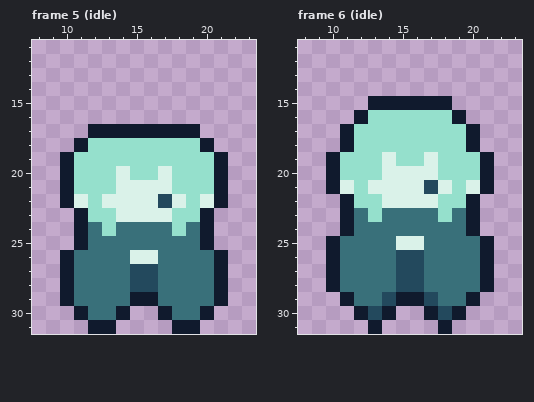
Pixel-art file: Assets/Animations/Story/A_Teen_Scene.aseprite. The picture above was drawn from the file before the commit.
32x32 pixels, 11 frames. Shown: frame 5 (idle): x 8..23, y 11..31; frame 6 (idle): x 8..23, y 11..31. The commit also changed other frames, which this record leaves out.
The same view after the edit:
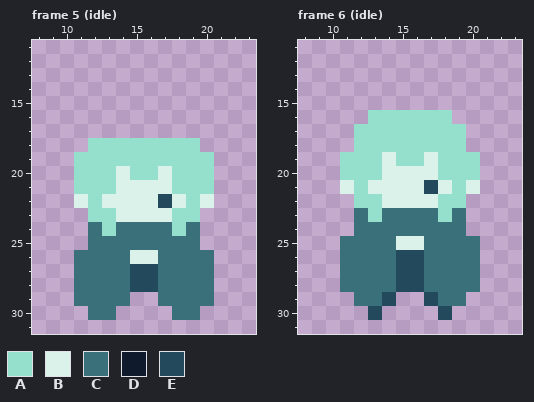
Palette (. is transparent): A #95e0cc  B #daf2e9  C #39707a  D #101a2d  E #23495d
The exact change:
{"where": "frame 5 (idle), layer \"Teen\""}
{"frame":5,"y":17,"x":12,"old":"DDDDDDDD","new":"........"}
{"frame":5,"y":18,"x":11,"old":"D","new":"."}
{"frame":5,"y":18,"x":20,"old":"D","new":"."}
{"frame":5,"y":19,"x":10,"old":"D","new":"."}
{"frame":5,"y":19,"x":21,"old":"D","new":"."}
{"frame":5,"y":20,"x":10,"old":"D","new":"."}
{"frame":5,"y":20,"x":21,"old":"D","new":"."}
{"frame":5,"y":21,"x":10,"old":"D","new":"."}
{"frame":5,"y":21,"x":21,"old":"D","new":"."}
{"frame":5,"y":22,"x":10,"old":"D","new":"."}
{"frame":5,"y":22,"x":21,"old":"D","new":"."}
{"frame":5,"y":23,"x":11,"old":"D","new":"."}
{"frame":5,"y":23,"x":20,"old":"D","new":"."}
{"frame":5,"y":24,"x":11,"old":"D","new":"."}
{"frame":5,"y":24,"x":20,"old":"D","new":"."}
{"frame":5,"y":25,"x":11,"old":"D","new":"."}
{"frame":5,"y":25,"x":20,"old":"D","new":"."}
{"frame":5,"y":26,"x":10,"old":"D","new":"."}
{"frame":5,"y":26,"x":21,"old":"D","new":"."}
{"frame":5,"y":27,"x":10,"old":"D","new":"."}
{"frame":5,"y":27,"x":21,"old":"D","new":"."}
{"frame":5,"y":28,"x":10,"old":"D","new":"."}
{"frame":5,"y":28,"x":21,"old":"D","new":"."}
{"frame":5,"y":29,"x":10,"old":"D","new":"."}
{"frame":5,"y":29,"x":15,"old":"DD","new":".."}
{"frame":5,"y":29,"x":21,"old":"D","new":"."}
{"frame":5,"y":30,"x":11,"old":"D","new":"."}
{"frame":5,"y":30,"x":14,"old":"D","new":"."}
{"frame":5,"y":30,"x":17,"old":"D","new":"."}
{"frame":5,"y":30,"x":20,"old":"D","new":"."}
{"frame":5,"y":31,"x":12,"old":"DD","new":".."}
{"frame":5,"y":31,"x":18,"old":"DD","new":".."}
{"where": "frame 6 (idle), layer \"Teen\""}
{"frame":6,"y":15,"x":13,"old":"DDDDDD","new":"......"}
{"frame":6,"y":16,"x":12,"old":"D","new":"."}
{"frame":6,"y":16,"x":19,"old":"D","new":"."}
{"frame":6,"y":17,"x":11,"old":"D","new":"."}
{"frame":6,"y":17,"x":20,"old":"D","new":"."}
{"frame":6,"y":18,"x":11,"old":"D","new":"."}
{"frame":6,"y":18,"x":20,"old":"D","new":"."}
{"frame":6,"y":19,"x":10,"old":"D","new":"."}
{"frame":6,"y":19,"x":21,"old":"D","new":"."}
{"frame":6,"y":20,"x":10,"old":"D","new":"."}
{"frame":6,"y":20,"x":21,"old":"D","new":"."}
{"frame":6,"y":21,"x":10,"old":"D","new":"."}
{"frame":6,"y":21,"x":21,"old":"D","new":"."}
{"frame":6,"y":22,"x":11,"old":"D","new":"."}
{"frame":6,"y":22,"x":20,"old":"D","new":"."}
{"frame":6,"y":23,"x":11,"old":"D","new":"."}
{"frame":6,"y":23,"x":20,"old":"D","new":"."}
{"frame":6,"y":24,"x":11,"old":"D","new":"."}
{"frame":6,"y":24,"x":20,"old":"D","new":"."}
{"frame":6,"y":25,"x":10,"old":"D","new":"."}
{"frame":6,"y":25,"x":21,"old":"D","new":"."}
{"frame":6,"y":26,"x":10,"old":"D","new":"."}
{"frame":6,"y":26,"x":21,"old":"D","new":"."}
{"frame":6,"y":27,"x":10,"old":"D","new":"."}
{"frame":6,"y":27,"x":21,"old":"D","new":"."}
{"frame":6,"y":28,"x":10,"old":"D","new":"."}
{"frame":6,"y":28,"x":21,"old":"D","new":"."}
{"frame":6,"y":29,"x":11,"old":"D","new":"."}
{"frame":6,"y":29,"x":15,"old":"DD","new":".."}
{"frame":6,"y":29,"x":20,"old":"D","new":"."}
{"frame":6,"y":30,"x":12,"old":"D","new":"."}
{"frame":6,"y":30,"x":14,"old":"D","new":"."}
{"frame":6,"y":30,"x":17,"old":"D","new":"."}
{"frame":6,"y":30,"x":19,"old":"D","new":"."}
{"frame":6,"y":31,"x":13,"old":"D","new":"."}
{"frame":6,"y":31,"x":18,"old":"D","new":"."}
